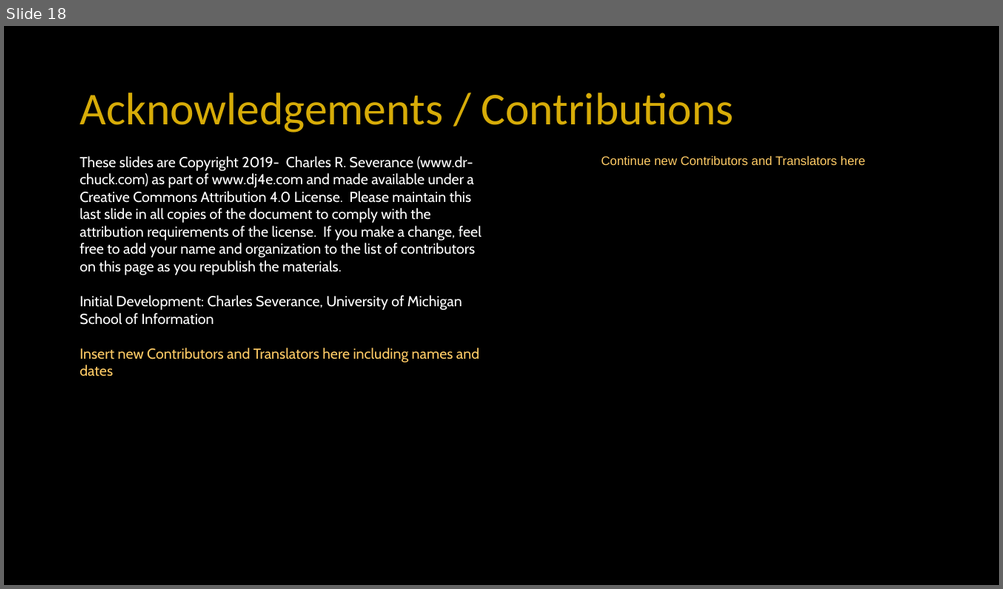
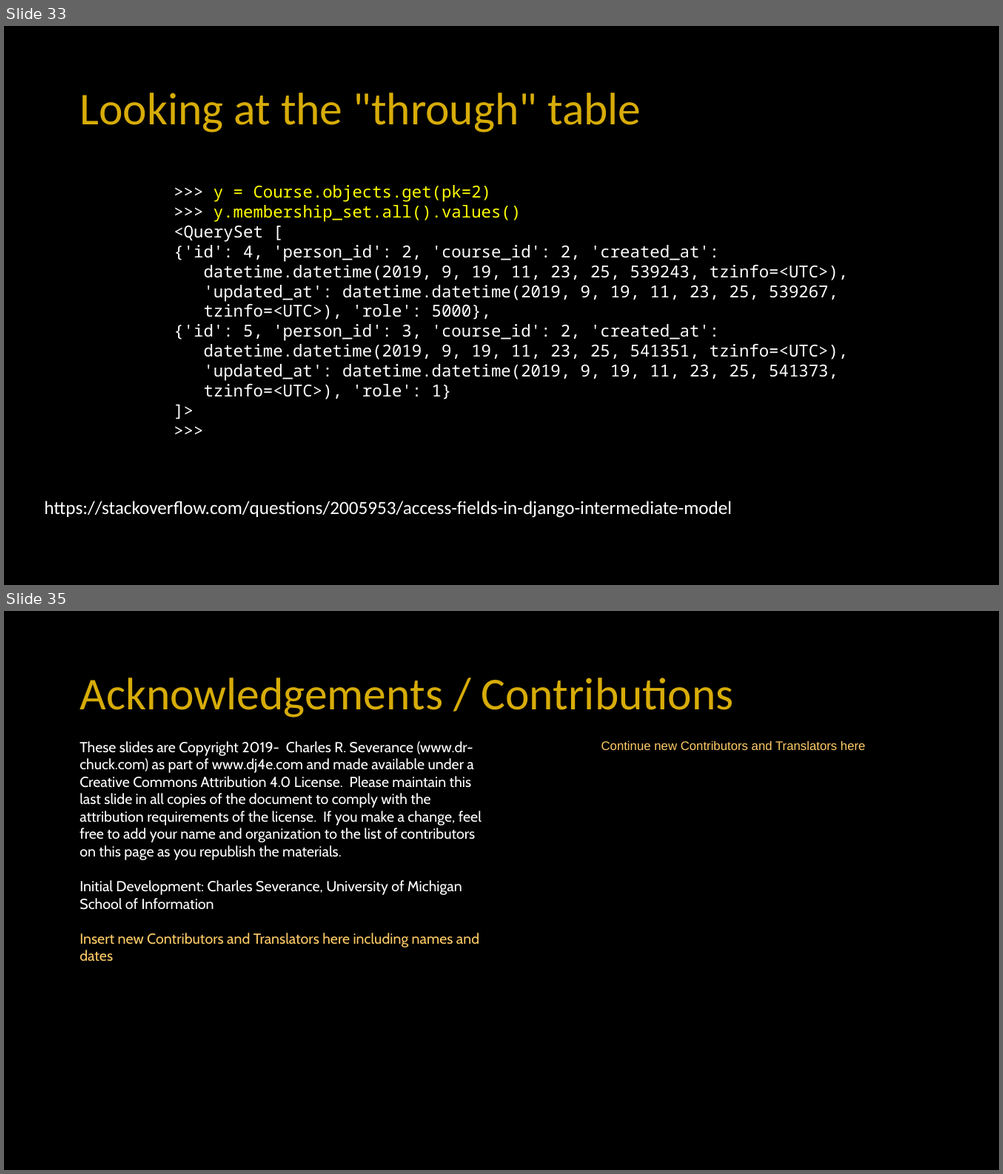
Before and after one commit to csev/dj4e, a slide deck: lectures/DJ-04-Many-To-Many.pptx. Shown one above the other, each under a label of ours: slide 18 before the commit, slides 33 and 35 after it; the slides between them are not shown. The pictures are 1003x589 and 1003x1174 pixels, drawn with LibreOffice and Linux fonts; fonts in the diff are those of the drawing. Boxes give left, top, right and bottom in pixels: in the first picture for what was removed or moved away, otherwise in the second. Text is boxed around its words. In the diff, an @@ line names an element or a change of style, - is before the commit and + after.

```diff
--- a/lectures/DJ-04-Many-To-Many.pptx
+++ b/lectures/DJ-04-Many-To-Many.pptx
@@ slide 33 added at [4,26,999,585], background #000000 @@
@@ title added at [79,93,640,133], 44 pt, text #D7AC08 @@
+Looking at the "through" table
@@ text added at [173,185,848,400], 16 pt, text #FFFFFF @@
+>>> y = Course.objects.get(pk=2)
+>>> y.membership_set.all().values()
+<QuerySet [
+{'id': 4, 'person_id': 2, 'course_id': 2, 'created_at':
+datetime.datetime(2019, 9, 19, 11, 23, 25, 539243, tzinfo=<UTC>),
+'updated_at': datetime.datetime(2019, 9, 19, 11, 23, 25, 539267,
+tzinfo=<UTC>), 'role': 5000},
+{'id': 5, 'person_id': 3, 'course_id': 2, 'created_at':
+datetime.datetime(2019, 9, 19, 11, 23, 25, 541351, tzinfo=<UTC>),
+'updated_at': datetime.datetime(2019, 9, 19, 11, 23, 25, 541373,
+tzinfo=<UTC>), 'role': 1}
+]>
+>>>
@@ text added at [44,501,731,518], 18 pt, text #FFFFFF @@
+https://stackoverflow.com/questions/2005953/access-fields-in-django-intermediate-model
@@ what was slide 18 is now slide 35 @@
```
Also in this commit, not shown: 1 slide changed, 16 other slides added.
